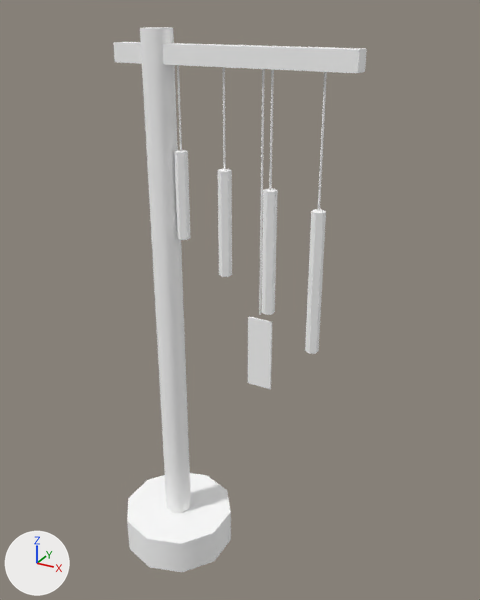
An edit to the Blender file art/env/wind_chime_post.blend, drawn before and after from the same camera.
The view is the same before and after, from a camera (50 mm lens) standing at (1.74, -2.45, 2.78) and looking at (0.34, 0.1, 1.5). Arrows for +X, +Y and +Z are at lower left; the lights stay in place. The picture after the commit comes second. Objects named as collision shapes, trigger or cutter boxes, shadow casters or lower levels of detail are left out.

The first picture shows 'ChimePost'.
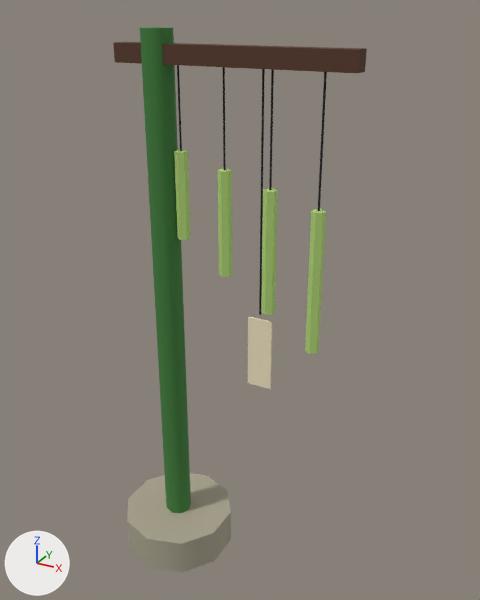
Edits to the scene script, one JSON object a line:
```json
{"block": "mat_vk_vcol", "where": "n0 = _N.new('ShaderNodeBsdfPrincipled'); n0.name = 'Principled BSDF'"}
{"op": "remove", "block": "mat_vk_vcol", "code": "n0.inputs[0].default_value = (1.0, 1.0, 1.0, 1.0)  # 'Base Color', white #ffffff"}
{"op": "add", "block": "mat_vk_vcol", "code": "n2 = _N.new('ShaderNodeVertexColor'); n2.name = 'Color Attribute'"}
{"op": "add", "block": "mat_vk_vcol", "code": "n2.layer_name = 'Color'"}
{"op": "add", "block": "mat_vk_vcol", "code": "_L.new(n2.outputs[0], n0.inputs[0])  # 'Color' to 'Base Color'"}
{"block": "me_chimepost", "where": "me_chimepost.from_pydata(...)  # 140 vertices, 96 faces; spans x -0.29..0.9, y -0.3..0.3, z 0.0..2.7"}
{"block": "me_chimepost", "where": "# used by ob_chimepost; location = (0.0, 0.0, 0.0)"}
{"block": "me_chimepost", "change": "me_chimepost part 1: 38 faces centred in x 0.07..0.79, y -0.02..0.02, z 1.12..2.2 are repainted in the vertex colours; the middle colour goes from green #dbedb6 to green #b4d878"}
{"block": "me_chimepost", "change": "me_chimepost part 2: 46 faces centred in x -0.2..0.9, y -0.06..0.06, z 0.1..2.7 are repainted in the vertex colours; the middle colour goes from dark grey #5c5f66 to black #1b1d22"}
{"block": "me_chimepost", "change": "me_chimepost part 3: 12 faces centred in x -0.29..0.29, y -0.27..0.27, z 0.0..0.2 are repainted in the vertex colours; the middle colour goes from light grey #d5d1c5 to grey #a9a38e"}
```

Changed parts and their boxes [x1, y1, x2, y2] in the pictures (480 x 600 px):
```json
{"object": "ChimePost", "change": "recoloured", "before": [113, 27, 367, 572], "after": [113, 27, 367, 572], "on screen": "white to green"}
{"part": 1, "of": "me_chimepost", "change": "recoloured", "before": [174, 150, 326, 389], "after": [174, 150, 326, 389], "on screen": "darker"}
{"part": 2, "of": "me_chimepost", "change": "recoloured", "before": [113, 27, 367, 513], "after": [113, 27, 367, 513], "on screen": "darker"}
{"part": 3, "of": "me_chimepost", "change": "recoloured", "before": [127, 473, 231, 572], "after": [127, 473, 231, 572], "on screen": "light grey to grey"}
```
